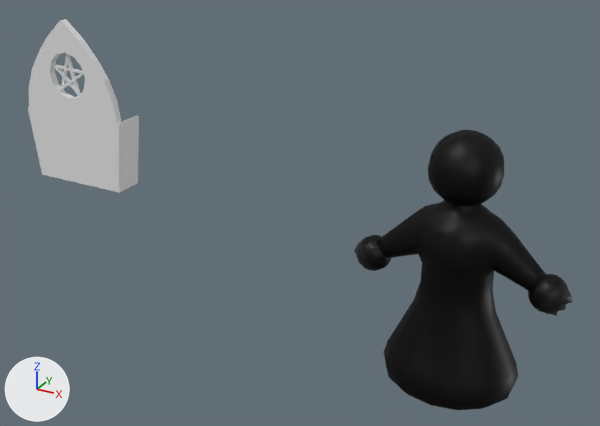
The Blender file BlenderFiles/Props/Wall_Shelves.blend, before and after one commit.
Both versions are drawn from a camera (50 mm lens) standing at (7.77, -7.9, 5.66) and looking at (3.34, 0.15, 1.63). Every picture has the same lights, and +X, +Y and +Z are marked at lower left.

Objects in the first picture: 'Body Kobold', 'Cube.001', 'back'.
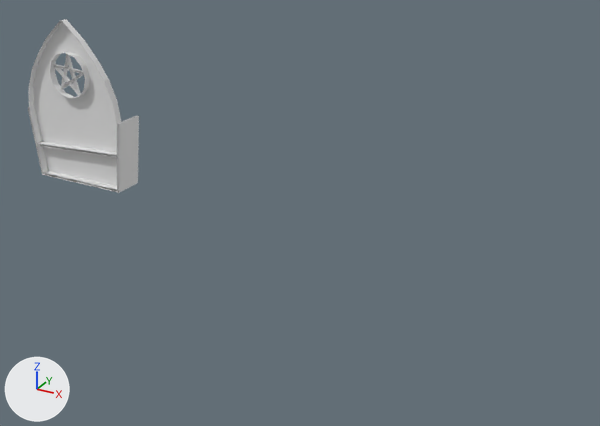
Commit message: adding wall shelf

Location of each change, [x1, y1, x2, y2] in pixels of the pictures (600 x 426 px):
'Body Kobold', deleted
    before: [354, 130, 573, 410]
    faces in mat_body_material: [378, 200, 546, 410]
    faces in mat_head_texture: [428, 130, 504, 207]
    faces in mat_hand_material: [354, 235, 573, 316]
'Cube.001', reshaped
    before: [28, 107, 139, 193]
    after: [28, 106, 139, 193]
part 1 of me_cube_001, deleted
    before: [29, 21, 117, 192]

What the commit changed:
me_cube_001 has 68 vertices, 64 faces and spans x -0.77..0.77, y -0.05..0.05, z -0.04..2.17.
me_cube_001 is used by ob_back; location (0.0, 0.0, 1.485).
Verts and faces of me_cube_001; kept vertices keep their numbers, new ones are numbered from 68.
Before the commit, vertices of me_cube_001: 0 (-0.65, -0.05, -0.04) at pixel (44, 175), 1 (-0.77, -0.05, 0.95) at pixel (28, 106), 4 (0.66, -0.05, -0.04) at pixel (116, 191), 5 (0.77, -0.05, 0.95) at pixel (116, 122), 8 (-0.02, -0.05, 2.17) at pixel (59, 20).
Before the commit, vertices of me_cube_001: 10 (0.02, -0.05, 2.17) at pixel (61, 20), 14 (0.28, -0.05, 1.94) at pixel (79, 41), 15 (-0.28, -0.05, 1.94) at pixel (46, 37), 17 (0.73, -0.05, 1.2) at pixel (112, 103), 19 (-0.73, -0.05, 1.2) at pixel (28, 88).
Before the commit, vertices of me_cube_001: 21 (-0.62, -0.05, 1.48) at pixel (31, 69), 23 (0.62, -0.05, 1.48) at pixel (104, 80), 25 (-0.47, -0.05, 1.71) at pixel (37, 53), 27 (0.47, -0.05, 1.71) at pixel (93, 61), 28 (-0.15, -0.05, 1.72) at pixel (56, 54).
Before the commit, vertices of me_cube_001: 29 (0.15, -0.05, 1.72) at pixel (73, 57), 30 (0.0, -0.05, 1.76) at pixel (64, 52), 37 (-0.15, -0.05, 1.2) at pixel (60, 94), 38 (0.15, -0.05, 1.2) at pixel (78, 97), 39 (0.0, -0.05, 1.16) at pixel (69, 98).
Before the commit, vertices of me_cube_001: 44 (0.26, -0.05, 1.31) at pixel (83, 89), 45 (-0.3, -0.05, 1.46) at pixel (49, 73), 46 (0.3, -0.05, 1.46) at pixel (84, 78), 47 (-0.26, -0.05, 1.31) at pixel (53, 84), 50 (0.26, -0.05, 1.61) at pixel (81, 66).
Before the commit, vertices of me_cube_001: 51 (-0.26, -0.05, 1.61) at pixel (50, 62), 53 (-0.68, -0.05, 1.32) at pixel (29, 80), 54 (0.68, -0.05, 1.33) at pixel (108, 92), 56 (-0.53, -0.05, 1.62) at pixel (35, 59), 58 (0.52, -0.05, 1.63) at pixel (97, 68).
Before the commit, vertices of me_cube_001: 61 (0.0, -0.05, 1.94) at pixel (62, 39), 62 (0.0, -0.05, 2.17) at pixel (60, 20), 64 (0.01, -0.05, -0.04) at pixel (80, 183), 67 (0.0, -0.05, 0.95) at pixel (71, 114).
Part 1, on me_cube_001:
Vertices deleted: 61, 67 (with the faces that use them).
Faces deleted: (17, 54, 44, 38), (21, 53, 47, 45), (27, 29, 50, 58), (25, 56, 51, 28), (19, 37, 47, 53), (23, 46, 44, 54).
Faces deleted: (21, 45, 51, 56), (23, 58, 50, 46).
Object 'Body Kobold' (ob_body_kobold) is deleted.
